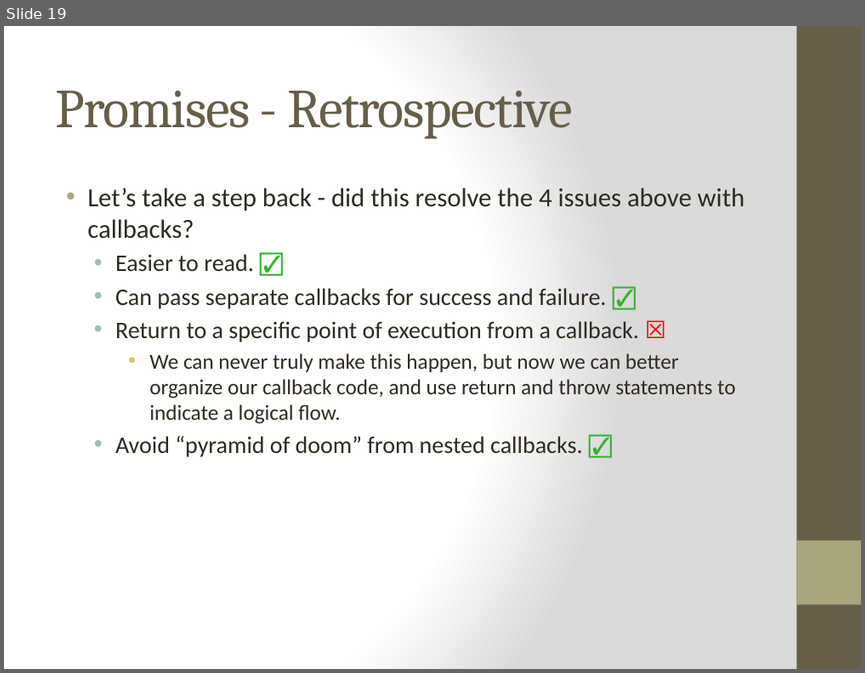
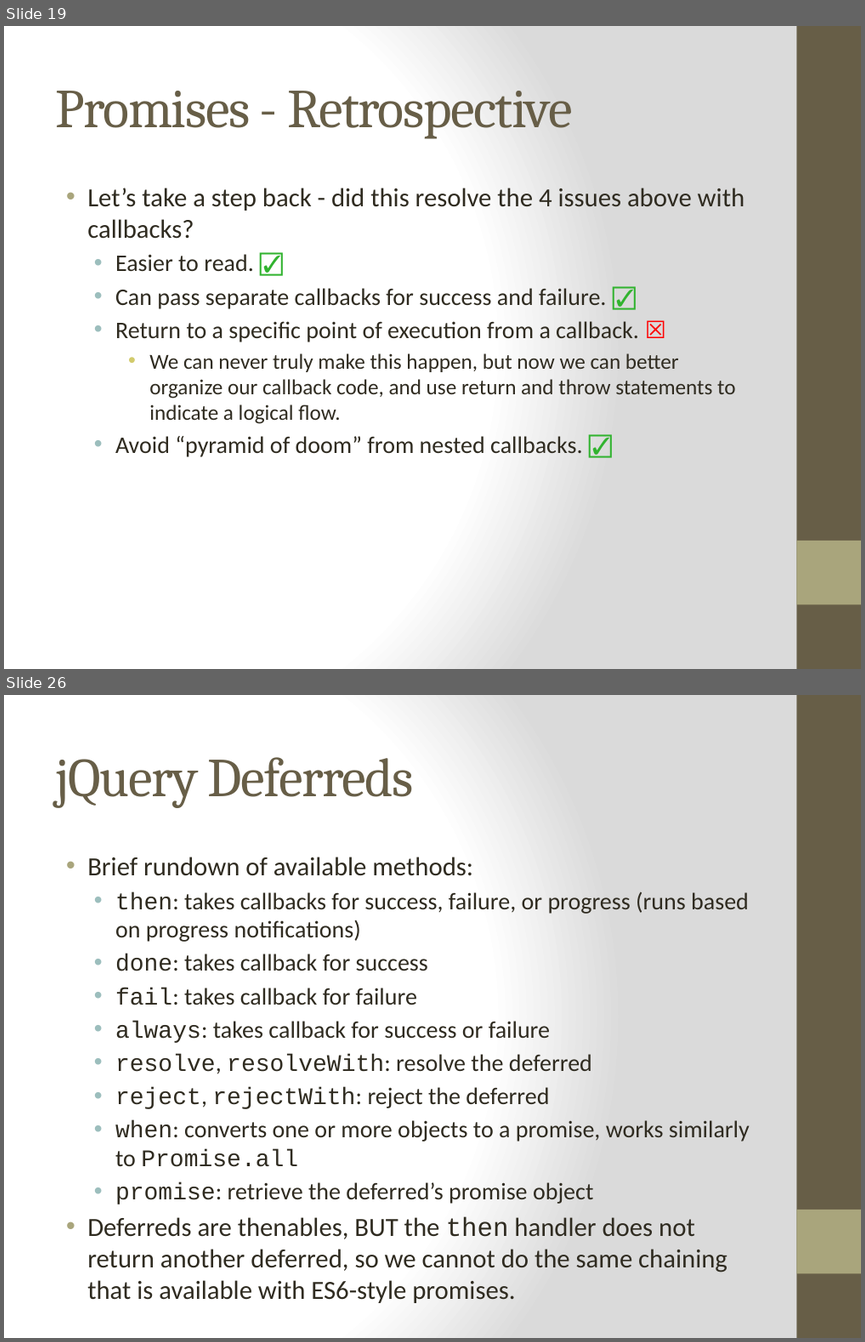
Before and after one commit to cheryly279/AsyncDiscussion, a slide deck: Async_Discussion_9_29_15.pptx. Shown one above the other, each under a label of ours: slide 19 before the commit, slides 19 and 26 after it; the slides between them are not shown. The pictures are 865x673 and 865x1342 pixels, drawn with LibreOffice and Linux fonts; fonts in the diff are those of the drawing. Boxes give left, top, right and bottom in pixels: in the first picture for what was removed or moved away, otherwise in the second. Text is boxed around its words. In the diff, an @@ line names an element or a change of style, - is before the commit and + after.

```diff
--- a/Async_Discussion_9_29_15.pptx
+++ b/Async_Discussion_9_29_15.pptx
@@ slide 26 added at [4,695,861,1338], background gradient #FFFFFF to #DADADA; not listed: 2 template elements that a slide beside it also shows @@
@@ title added at [55,757,414,808], 46 pt, text #675E47 @@
+jQuery Deferreds
@@ text added at [87,857,749,1303], 20 pt, text #2F2B20 @@
+• Brief rundown of available methods:
+  • then: takes callbacks for success, failure, or progress (runs based on progress notifications)
+  • done: takes callback for success
+  • fail: takes callback for failure
+  • always: takes callback for success or failure
+  • resolve, resolveWith: resolve the deferred
+  • reject, rejectWith: reject the deferred
+  • when: converts one or more objects to a promise, works similarly to Promise.all
+  • promise: retrieve the deferred’s promise object
+• Deferreds are thenables, BUT the then handler does not return another deferred, so we cannot do the same chaining that is available with ES6-style promises.
```
Also in this commit, not shown: 2 slides changed, 11 other slides added.
